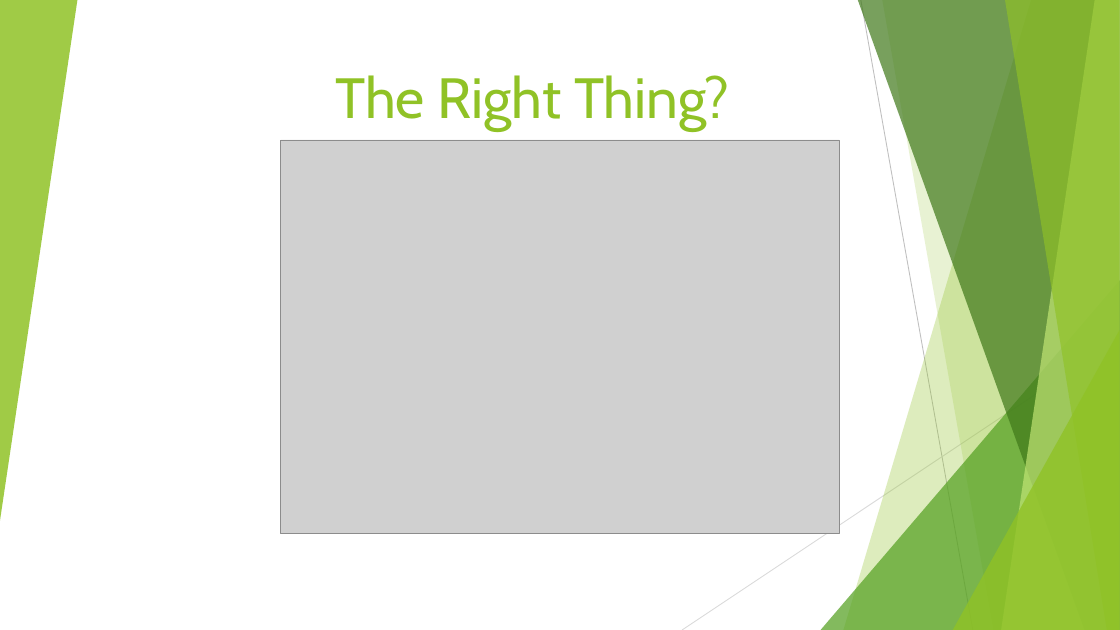
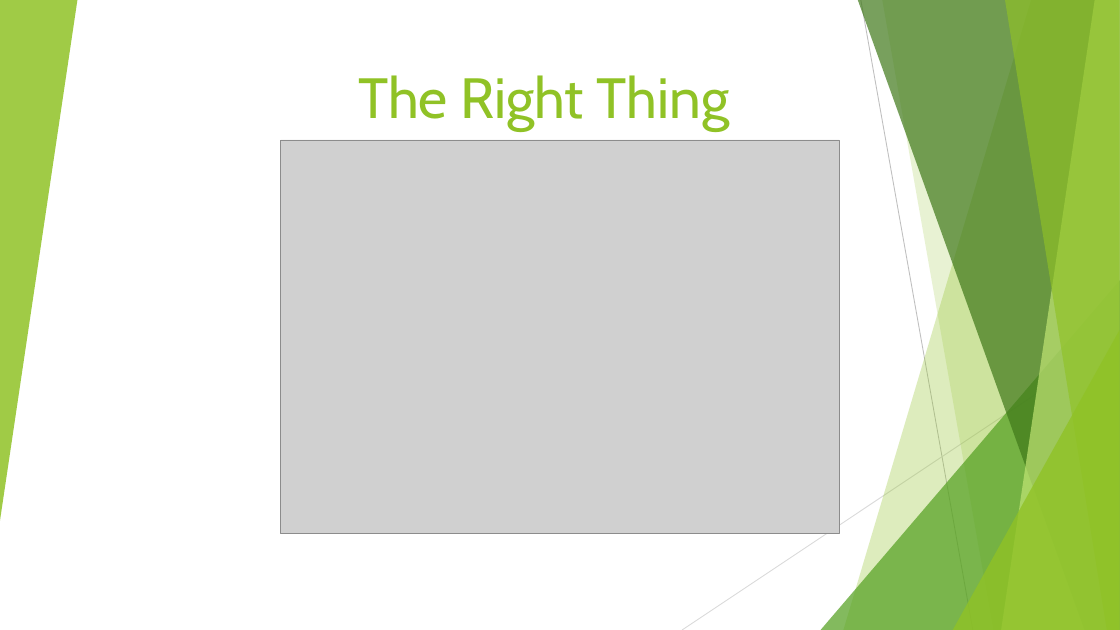
Before and after one commit to BMTechno/Advanced-Software-Engineering-LAB, a slide deck: slide 6 of ase ppt JOURNAL12.pptx. Drawn at 1120x630 pixels with LibreOffice and Linux fonts; fonts in the diff are those of the drawing; grey boxes stand for pictures. Boxes give left, top, right and bottom in pixels: in the first picture for what was removed or moved away, otherwise in the second. Text is boxed around its words. In the diff, an @@ line names an element or a change of style, - is before the commit and + after.

```diff
--- a/ase ppt JOURNAL12.pptx
+++ b/ase ppt JOURNAL12.pptx
@@ title at (x1=358, y1=75, x2=730, y2=131): text changed @@
-The Right Thing?
+The Right Thing
```
Also in this commit, not shown: 3 other slides changed, 12 slides added, 1 slide removed.
